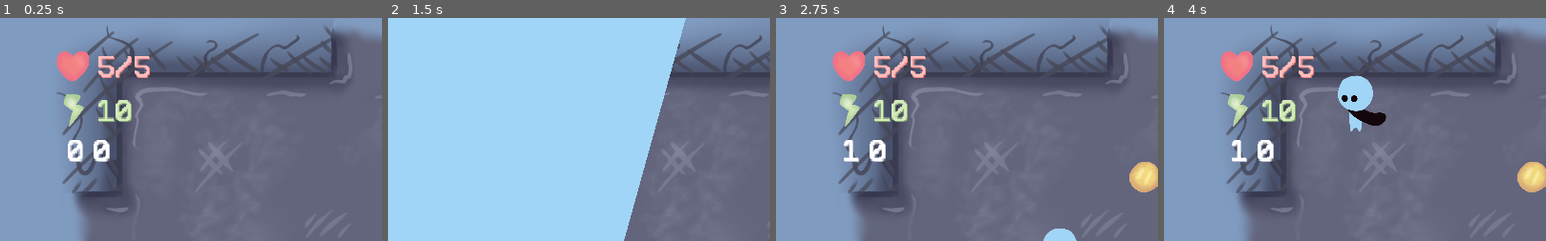
Above: before the commit, frames 1-4 (left to right).
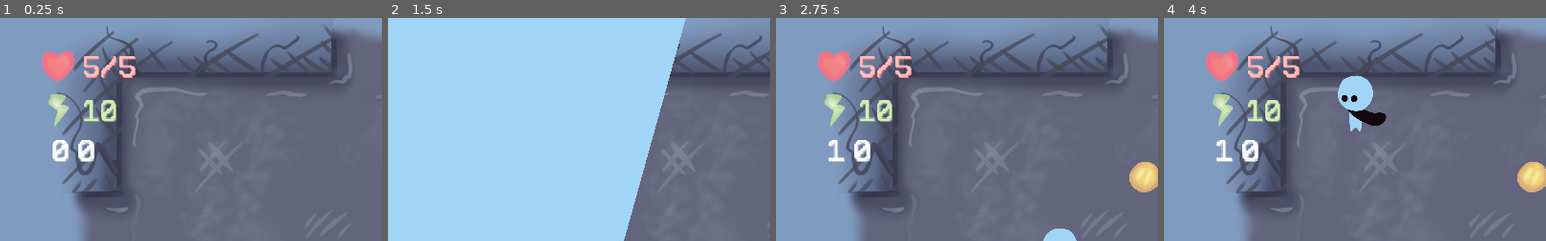
Above: after the commit, the same moments.

Repository: bucketfish/box-arena
Game: Godot game, scene res://base.tscn
The game is run twice, just before and just after one commit, with the same random seed, the same clock (stepped at 60 frames per second) and the same inputs.
Inputs:
- Up to frame 1 (0.25 s): no input
- Up to frame 2 (1.5 s): hold Right (right) 0.53-1.28 s; tap X (attack) at 0.6 s; hold Down (down) from 1.28 s (still down); tap Z (pickup) at 1.35 s
- Up to frame 3 (2.75 s): tap Enter at 2 s; release Down (down) at 2.03 s; hold Right (right) from 2.03 s (still down); tap X (attack) at 2.1 s
- Up to frame 4 (4 s): release Right (right) at 2.78 s; hold Up (ui_up) 2.78-3.53 s; tap Z (pickup) at 2.85 s; hold Left (left) from 3.53 s (still down); tap X (attack) at 3.6 s
The pictures show only the part of the screen within x 0-50%, y 0-50%; the shares and areas given below are measured in that part.

The runs differ from the first frame. In frame 1, 5.0% of the frame differs, in the area x 11-40%, y 14-65%; in frame 2, nothing differs; in frame 3, 4.9%; in frame 4, 4.9%.

Commit message:
boss labels and desc :D

Diff:
--- a/base.gd
+++ b/base.gd
@@ -10,6 +10,7 @@
 
 onready var coordslabel = $gui/bars/coords
 onready var inventory = $gui/inventory
+onready var bossui = $gui/boss
 onready var shade = $gui/shade
 onready var bosspause_timer = $bosspause_timer
 const room = preload("res://room/room.tscn")
@@ -43,6 +44,8 @@
 
 	#save current room // todo!
 
+	#deactivate prev room stuff
+	bossui.animon = false
 
 	# run "fade-out" animation
 	if dirfrom == "up":
@@ -88,6 +91,8 @@
 
 	# continue the game
 	update_trans(false)
+	if curroom.roomtype == "boss" && Persistent.genbosses[Persistent.coords]["alive"] == true:
+		boss_room(Persistent.genbosses[Persistent.coords]['name'])
 
 func _input(event):
 	if !trans && Input.is_action_just_pressed("inventory"):
@@ -119,6 +124,8 @@
 
 	trans = newval
 
+func boss_room(boss):
+	bossui.set_boss(boss)
 
 func _on_bosspause_timer_timeout():
 	boss_move = true
--- a/base.tscn
+++ b/base.tscn
@@ -14,11 +14,9 @@
 [ext_resource path="res://gui/itemdesc_value.tscn" type="PackedScene" id=12]
 [ext_resource path="res://assets/gui/health.png" type="Texture" id=13]
 [ext_resource path="res://assets/gui/max health.png" type="Texture" id=14]
-[ext_resource path="res://assets/items/clothes.png" type="Texture" id=15]
+[ext_resource path="res://assets/gui/damage.png" type="Texture" id=15]
 [ext_resource path="res://gui/bars.gd" type="Script" id=16]
-[ext_resource path="res://combat/hitbox.tscn" type="PackedScene" id=17]
-[ext_resource path="res://combat/hurtbox.tscn" type="PackedScene" id=18]
-[ext_resource path="res://test.gd" type="Script" id=19]
+[ext_resource path="res://gui/boss.gd" type="Script" id=17]
 
 [sub_resource type="DynamicFont" id=12]
 size = 28
@@ -61,6 +59,69 @@
 "values": [ Color( 1, 1, 1, 1 ), Color( 1, 0, 0, 1 ), Color( 1, 0, 0, 1 ), Color( 1, 1, 1, 1 ) ]
 }
 
+[sub_resource type="DynamicFont" id=15]
+size = 64
+font_data = ExtResource( 10 )
+
+[sub_resource type="DynamicFont" id=16]
+size = 24
+font_data = ExtResource( 10 )
+
+[sub_resource type="Animation" id=17]
+length = 0.001
+tracks/0/type = "value"
+tracks/0/path = NodePath("VBoxContainer:rect_position")
+tracks/0/interp = 1
+tracks/0/loop_wrap = true
+tracks/0/imported = false
+tracks/0/enabled = true
+tracks/0/keys = {
+"times": PoolRealArray( 0 ),
+"transitions": PoolRealArray( 1 ),
+"update": 0,
+"values": [ Vector2( 60, 600 ) ]
+}
+tracks/1/type = "value"
+tracks/1/path = NodePath("VBoxContainer:modulate")
+tracks/1/interp = 1
+tracks/1/loop_wrap = true
+tracks/1/imported = false
+tracks/1/enabled = true
+tracks/1/keys = {
+"times": PoolRealArray( 0 ),
+"transitions": PoolRealArray( 1 ),
+"update": 0,
+"values": [ Color( 1, 1, 1, 0 ) ]
+}
+
+[sub_resource type="Animation" id=18]
+resource_name = "show"
+length = 0.3
+tracks/0/type = "value"
+tracks/0/path = NodePath("VBoxContainer:rect_position")
+tracks/0/interp = 1
+tracks/0/loop_wrap = true
+tracks/0/imported = false
+tracks/0/enabled = true
+tracks/0/keys = {
+"times": PoolRealArray( 0, 0.3 ),
+"transitions": PoolRealArray( 1, 1 ),
+"update": 0,
+"values": [ Vector2( 60, 600 ), Vector2( 60, 310 ) ]
+}
+tracks/1/type = "value"
+tracks/1/path = NodePath("VBoxContainer:modulate")
+tracks/1/interp = 1
+tracks/1/loop_wrap = true
+tracks/1/imported = false
+tracks/1/enabled = true
+tracks/1/keys = {
+"times": PoolRealArray( 0, 0.3 ),
+"transitions": PoolRealArray( 1, 1 ),
+"update": 0,
+"values": [ Color( 1, 1, 1, 0 ), Color( 1, 1, 1, 1 ) ]
+}
+
 [sub_resource type="DynamicFont" id=8]
 size = 26
 font_data = ExtResource( 10 )
@@ -176,22 +237,6 @@
 
 [node name="room" parent="." instance=ExtResource( 1 )]
 
-[node name="enemy dummy" type="Node2D" parent="."]
-position = Vector2( 1148, 479 )
-script = ExtResource( 19 )
-
-[node name="Sprite" type="Sprite" parent="enemy dummy"]
-scale = Vector2( 0.3, 0.3 )
-texture = ExtResource( 15 )
-
-[node name="hitbox" parent="enemy dummy" instance=ExtResource( 17 )]
-collision_layer = 32
-collision_mask = 4
-
-[node name="hurtbox" parent="enemy dummy" instance=ExtResource( 18 )]
-collision_layer = 16
-collision_mask = 8
-
 [node name="down" type="Position2D" parent="."]
 position = Vector2( 512, 89 )
 
@@ -207,7 +252,10 @@
 [node name="gui" type="CanvasLayer" parent="."]
 
 [node name="bars" type="Control" parent="gui"]
-anchor_right = 1.0
+anchor_right = 0.673828
+anchor_bottom = 0.0966667
+margin_left = -20.0
+margin_right = -544.0
 margin_bottom = 143.0
 rect_scale = Vector2( 1.3, 1.3 )
 script = ExtResource( 16 )
@@ -312,6 +360,7 @@
 margin_right = 63.0
 margin_bottom = 39.0
 custom_colors/font_color = Color( 0.843137, 0.921569, 0.729412, 1 )
+custom_colors/font_outline_modulate = Color( 0, 0, 0, 1 )
 custom_colors/font_color_shadow = Color( 0.494118, 0.678431, 0.45098, 1 )
 custom_fonts/font = SubResource( 11 )
 text = "5"
@@ -324,6 +373,137 @@
 margin_right = 200.0
 margin_bottom = 40.0
 size_flags_horizontal = 3
+
+[node name="boss" type="Control" parent="gui"]
+anchor_right = 1.0
+anchor_bottom = 1.0
+script = ExtResource( 17 )
+__meta__ = {
+"_edit_use_anchors_": false
+}
+
+[node name="VBoxContainer" type="VBoxContainer" parent="gui/boss"]
+modulate = Color( 1, 1, 1, 0 )
+anchor_top = 1.0
+anchor_right = 1.0
+anchor_bottom = 1.0
+margin_left = 60.0
+margin_right = -354.0
+margin_bottom = 240.0
+grow_vertical = 0
+alignment = 2
+__meta__ = {
+"_edit_use_anchors_": false
+}
+
+[node name="name" type="Label" parent="gui/boss/VBoxContainer"]
+margin_top = 72.0
+margin_right = 610.0
+margin_bottom = 159.0
+custom_colors/font_color = Color( 0.843137, 0.921569, 0.729412, 1 )
+custom_colors/font_color_shadow = Color( 0.494118, 0.678431, 0.45098, 1 )
+custom_constants/shadow_offset_x = 4
+custom_constants/shadow_offset_y = 4
+custom_constants/shadow_as_outline = 0
+custom_fonts/font = SubResource( 15 )
+text = "flickflack"
+__meta__ = {
+"_edit_use_anchors_": false
+}
+
+[node name="desc" type="Label" parent="gui/boss/VBoxContainer"]
+margin_top = 163.0
+margin_right = 610.0
+margin_bottom = 196.0
+custom_fonts/font = SubResource( 16 )
+text = "aklsjfajkdjkda"
+valign = 2
+autowrap = true
+
+[node name="HBoxContainer" type="HBoxContainer" parent="gui/boss/VBoxContainer"]
+margin_top = 200.0
+margin_right = 610.0
+margin_bottom = 240.0
+custom_constants/separation = 50
+
+[node name="health" type="HBoxContainer" parent="gui/boss/VBoxContainer/HBoxContainer"]
+margin_right = 67.0
+margin_bottom = 40.0
+__meta__ = {
+"_edit_use_anchors_": false
+}
+
+[node name="icon" type="Control" parent="gui/boss/VBoxContainer/HBoxContainer/health"]
+margin_right = 40.0
+margin_bottom = 40.0
+rect_min_size = Vector2( 40, 40 )
+
+[node name="sprite" type="Sprite" parent="gui/boss/VBoxContainer/HBoxContainer/health/icon"]
+position = Vector2( 20, 20 )
+scale = Vector2( 0.16, 0.16 )
+texture = ExtResource( 13 )
+
+[node name="value" type="Label" parent="gui/boss/VBoxContainer/HBoxContainer/health"]
+margin_left = 44.0
+margin_right = 63.0
+margin_bottom = 39.0
+custom_colors/font_color = Color( 1, 0.752941, 0.752941, 1 )
+custom_colors/font_color_shadow = Color( 0.956863, 0.509804, 0.509804, 1 )
+custom_fonts/font = SubResource( 11 )
+text = "5"
+__meta__ = {
+"_edit_use_anchors_": false
+}
+
+[node name="plus" type="Control" parent="gui/boss/VBoxContainer/HBoxContainer/health"]
+margin_left = 67.0
+margin_right = 67.0
+margin_bottom = 40.0
+size_flags_horizontal = 3
+
+[node name="damage" type="HBoxContainer" parent="gui/boss/VBoxContainer/HBoxContainer"]
+margin_left = 117.0
+margin_right = 184.0
+margin_bottom = 40.0
+__meta__ = {
+"_edit_use_anchors_": false
+}
+
+[node name="icon" type="Control" parent="gui/boss/VBoxContainer/HBoxContainer/damage"]
+margin_right = 40.0
+margin_bottom = 40.0
+rect_min_size = Vector2( 40, 40 )
+
+[node name="sprite" type="Sprite" parent="gui/boss/VBoxContainer/HBoxContainer/damage/icon"]
+position = Vector2( 20, 20 )
+scale = Vector2( 0.16, 0.16 )
+texture = ExtResource( 15 )
+
+[node name="value" type="Label" parent="gui/boss/VBoxContainer/HBoxContainer/damage"]
+margin_left = 44.0
+margin_right = 63.0
+margin_bottom = 39.0
+custom_colors/font_color = Color( 1, 1, 1, 1 )
+custom_colors/font_color_shadow = Color( 0.392157, 0.4, 0.494118, 1 )
+custom_fonts/font = SubResource( 11 )
+text = "5"
+__meta__ = {
+"_edit_use_anchors_": false
+}
+
+[node name="plus" type="Control" parent="gui/boss/VBoxContainer/HBoxContainer/damage"]
+margin_left = 67.0
+margin_right = 67.0
+margin_bottom = 40.0
+size_flags_horizontal = 3
+
+[node name="anim" type="AnimationPlayer" parent="gui/boss"]
+anims/RESET = SubResource( 17 )
+anims/show = SubResource( 18 )
+
+[node name="animtimer" type="Timer" parent="gui/boss"]
+wait_time = 4.0
+one_shot = true
 
 [node name="shade" type="Control" parent="gui"]
 visible = false
@@ -339,6 +519,7 @@
 centered = false
 
 [node name="inventory" type="Control" parent="gui"]
+visible = false
 anchor_right = 1.0
 anchor_bottom = 1.0
 script = ExtResource( 7 )
@@ -362,7 +543,7 @@
 }
 
 [node name="rowbox" type="VBoxContainer" parent="gui/inventory/scroll"]
-margin_right = 448.0
+margin_right = 460.0
 margin_bottom = 552.0
 size_flags_horizontal = 3
 size_flags_vertical = 3
--- /dev/null
+++ b/gui/boss.gd
@@ -0,0 +1,38 @@
+extends Control
+
+
+onready var namelabel = $VBoxContainer/name
+onready var desclabel = $VBoxContainer/desc
+onready var healthvar = $VBoxContainer/HBoxContainer/health/value
+onready var damagevar = $VBoxContainer/HBoxContainer/damage/value
+onready var timer = $animtimer
+
+onready var anim = $anim
+
+var animon = false setget anim_on
+
+# Called when the node enters the scene tree for the first time.
+func _ready():
+	pass # Replace with function body.
+
+func set_boss(boss):
+	namelabel.text = boss
+	desclabel.text = Data.bosses[boss]['desc']
+	healthvar.text = str(Data.bosses[boss]['health'])
+	damagevar.text = str(Data.bosses[boss]['damage'])
+
+	if !animon:
+		anim.play("show")
+		animon = true
+
+	timer.start()
+	yield(timer, "timeout")
+
+	if animon:
+		anim.play_backwards("show")
+		animon = false
+
+func anim_on(newval):
+	if newval == false && animon == true:
+		anim.play_backwards("show")
+	animon = newval
Binary file added: assets/monsters/slurpydoo/slurpydoo0000.png
Binary file added: assets/monsters/slurpydoo/slurpydoo0001.png
Binary file added: assets/monsters/slurpydoo/slurpydoo0002.png
Binary file added: assets/monsters/slurpydoo/slurpydoo0003.png
Binary file added: assets/monsters/slurpydoo/slurpydoo0004.png
Binary file added: assets/monsters/slurpydoo/slurpydoo0005.png
Not shown: 1 places in base.tscn that only renumber resources
Not shown, changed: assets/monsters/slurpydoo.clip
